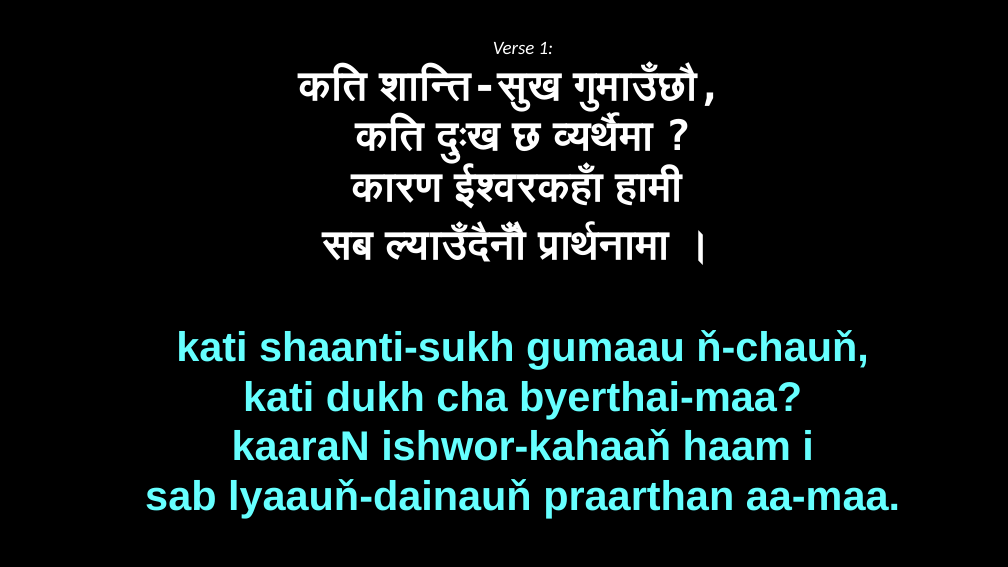
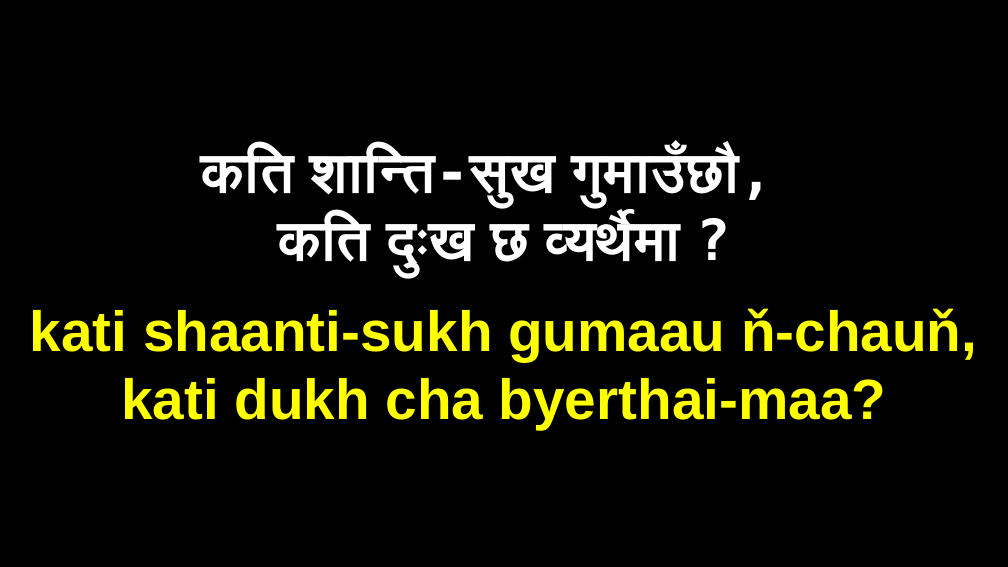
Before and after one commit to sujanay/Nepali-christian-songs-slides, a slide deck: slide 4 of Bhajan/B397 - येशू कस्तो प्यारो मित्र.pptx (slide 3 before the commit). Drawn at 1008x567 pixels with LibreOffice and Linux fonts; fonts in the diff are those of the drawing. Boxes give left, top, right and bottom in pixels: in the first picture for what was removed or moved away, otherwise in the second. Text is boxed around its words. In the diff, an @@ line names an element or a change of style, - is before the commit and + after.

```diff
--- a/Bhajan/B397 - येशू कस्तो प्यारो मित्र.pptx
+++ b/Bhajan/B397 - येशू कस्तो प्यारो मित्र.pptx
@@ text at bbox=[493, 42, 554, 54]: paragraph removed @@
-Verse 1:
@@ text "कति शान्ति-सुख गुमाउँछौ,": place and size @@
-text "कति शान्ति-सुख गुमाउँछौ," at bbox=[145, 42, 900, 518]
+text "कति शान्ति-सुख गुमाउँछौ," at bbox=[30, 148, 977, 429]
@@ text "कति शान्ति-सुख गुमाउँछौ," at bbox=[30, 148, 977, 429]: size 40 to 54 pt in "कति शान्ति-सुख गुमाउँछौ,", "कति दुःख छ व्यर्थैमा ?"; size 39.5 to 54 pt, text colour #66FFFF to #FFFF00 in "kati shaanti-sukh gumaau ň-chauň,", "kati dukh cha byerthai-maa?" @@
@@ text at bbox=[322, 168, 683, 262]: paragraphs removed @@
-कारण ईश्वरकहाँ हामी
-सब ल्याउँदैनौँ प्रार्थनामा ।
@@ text at bbox=[145, 429, 900, 518]: paragraphs removed @@
-kaaraN ishwor-kahaaň haam i
-sab lyaauň-dainauň praarthan aa-maa.
```
Also in this commit, not shown: 5 other slides changed, 6 slides added, 2 other files.
